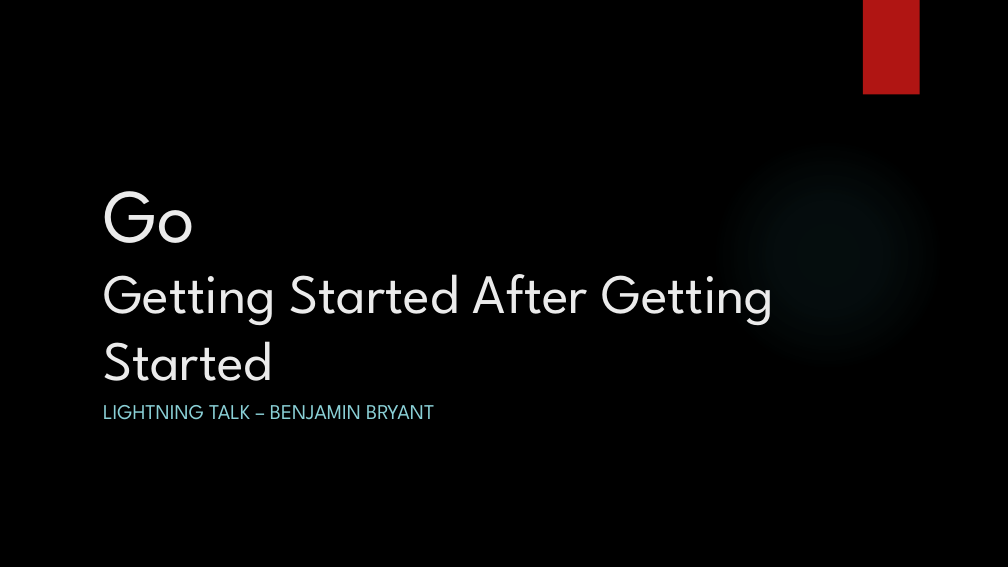
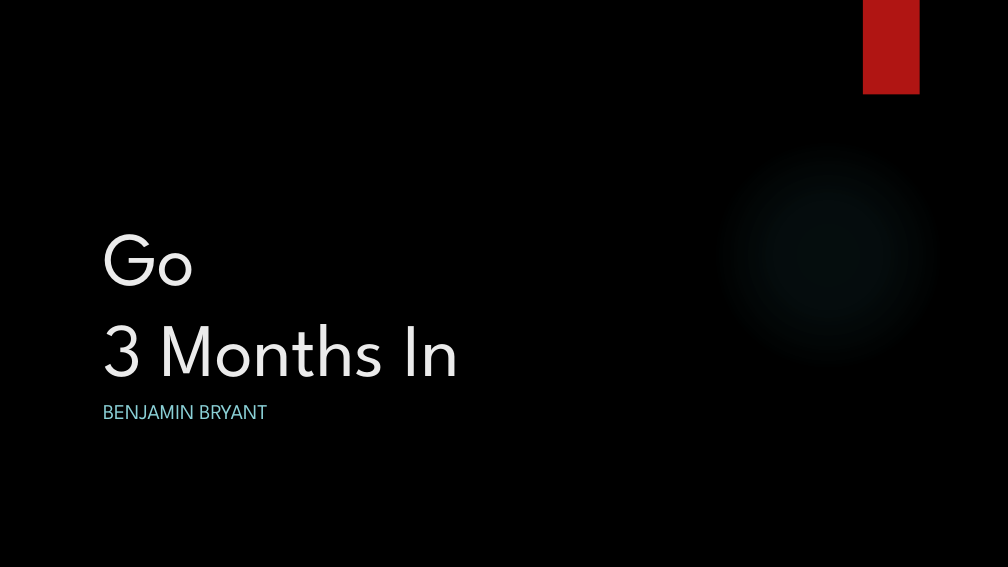
Before and after one commit to jaminologist/GopherLife, a slide deck: slide 1 of GopherLife.pptx. Drawn at 1008x567 pixels with LibreOffice and Linux fonts; fonts in the diff are those of the drawing; background and template pictures are left out. Boxes give left, top, right and bottom in pixels: in the first picture for what was removed or moved away, otherwise in the second. Text is boxed around its words. In the diff, an @@ line names an element or a change of style, - is before the commit and + after.

```diff
--- a/GopherLife.pptx
+++ b/GopherLife.pptx
@@ title at bbox=[103, 234, 459, 377]: text changed; size 53 to 72 pt @@
-Go
-Getting Started After Getting Started
+Go
+3 Months In
@@ subtitle at bbox=[103, 405, 267, 420]: text changed @@
-LIGHTNING TALK – BENJAMIN BRYANT
+BENJAMIN BRYANT
```
Also in this commit, not shown: 5 other slides changed, 4 slides added, 5 slides removed, 3 other files.
